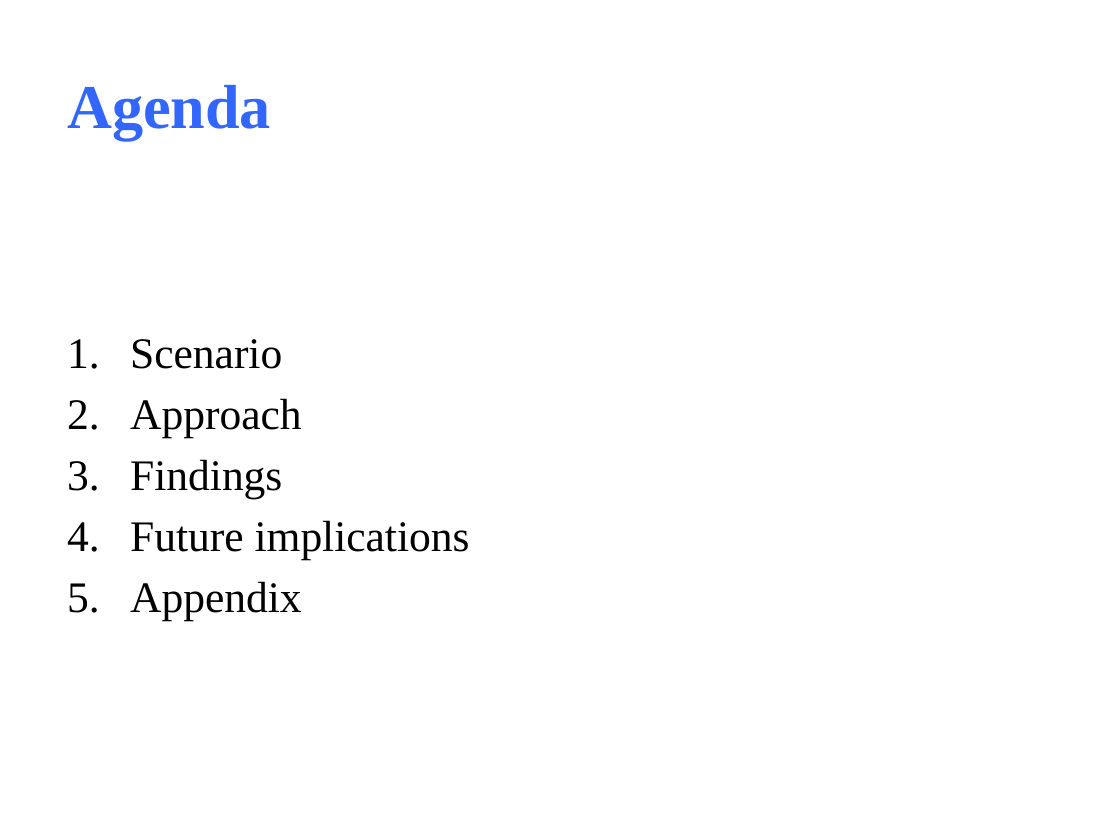
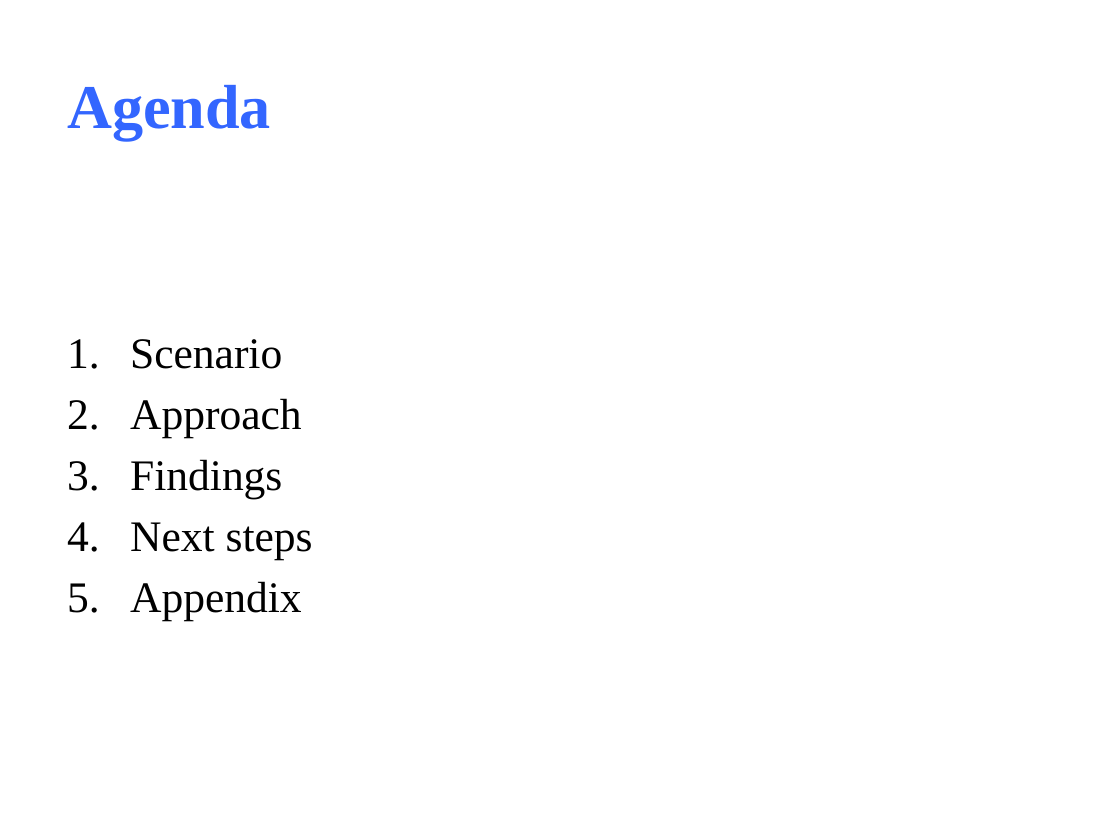
Before and after one commit to sgoenka/bcggamma, a slide deck: slide 2 of bcggamma_ppt.pptx. Drawn at 1120x840 pixels with LibreOffice and Linux fonts; fonts in the diff are those of the drawing. Boxes give left, top, right and bottom in pixels: in the first picture for what was removed or moved away, otherwise in the second. Text is boxed around its words. In the diff, an @@ line names an element or a change of style, - is before the commit and + after.

```diff
--- a/bcggamma_ppt.pptx
+++ b/bcggamma_ppt.pptx
@@ text at [130, 522, 313, 560]: text changed @@
-4. Future implications
+4. Next steps
```
Also in this commit, not shown: 7 other slides changed, 2 other files.
